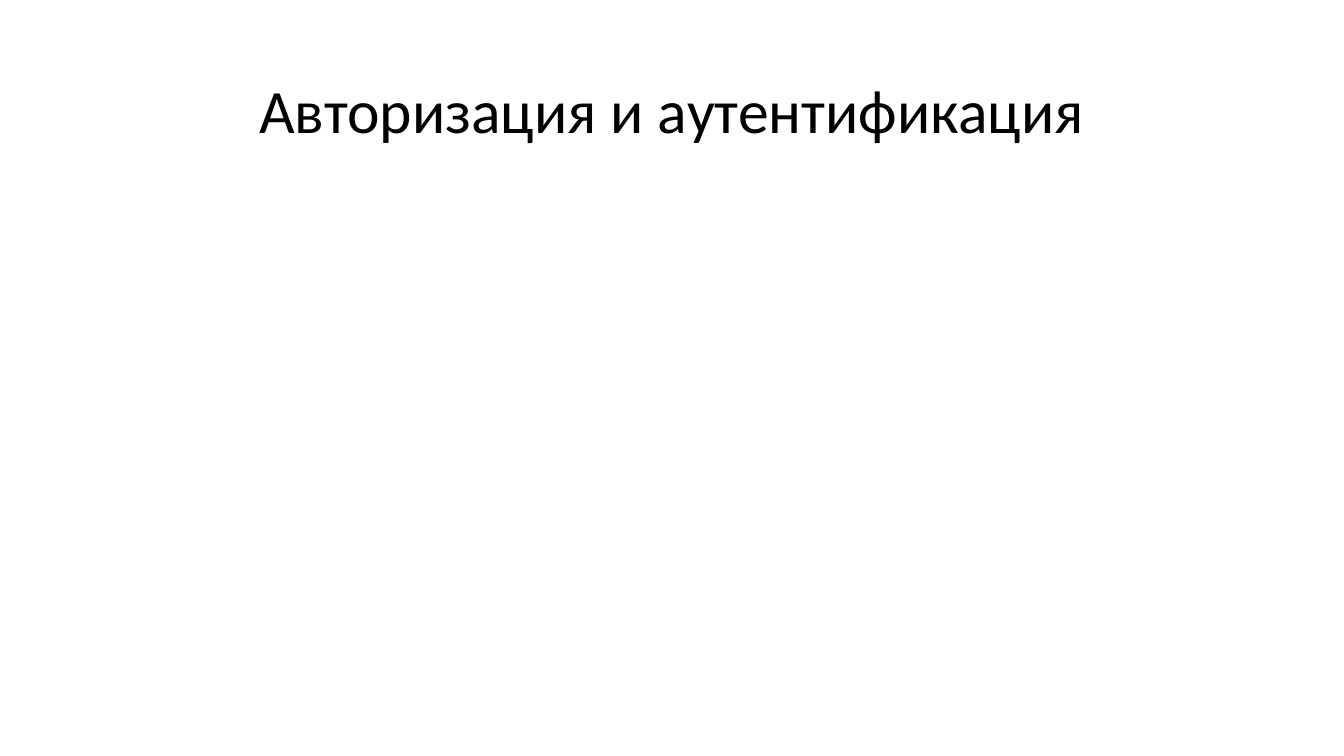
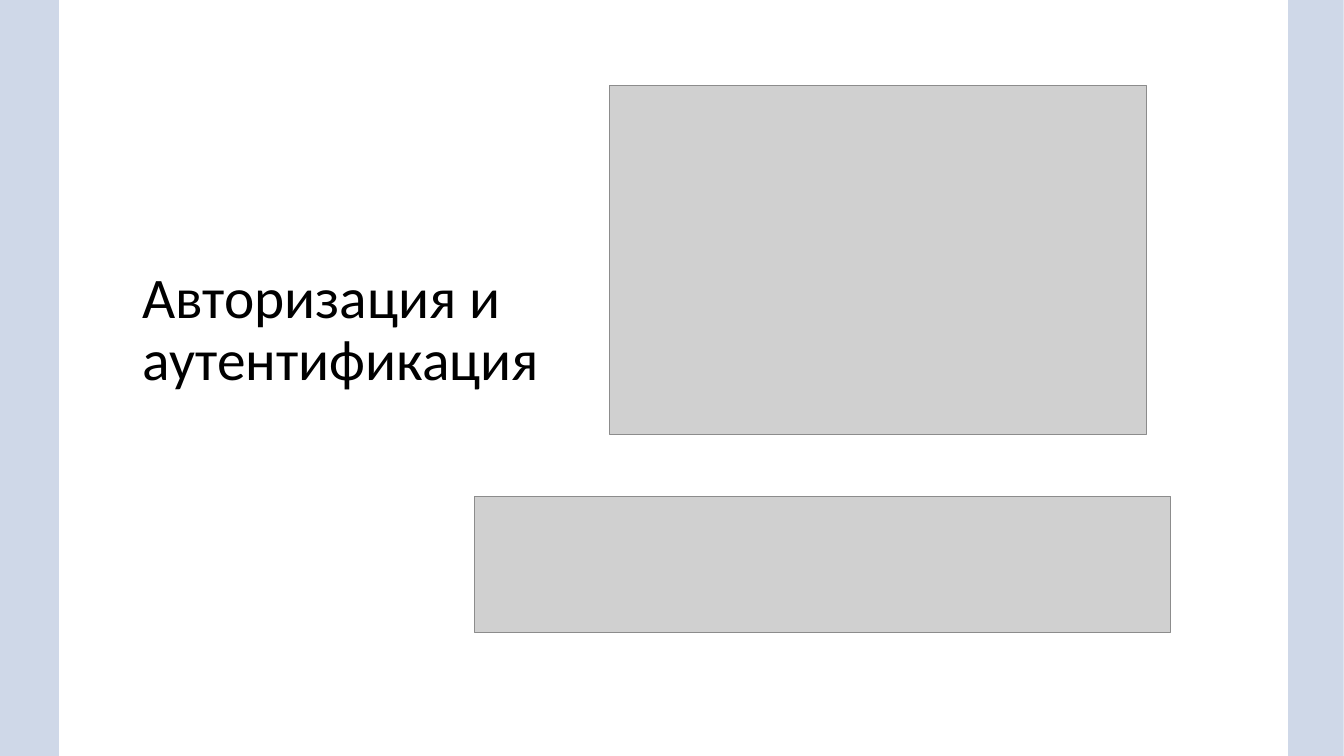
Before and after one commit to deserof/PSP, a slide deck: slide 11 of Course work/defense.pptx. Drawn at 1344x756 pixels with LibreOffice and Linux fonts; fonts in the diff are those of the drawing; grey boxes stand for pictures; background and template pictures are left out. Boxes give left, top, right and bottom in pixels: in the first picture for what was removed or moved away, otherwise in the second. Text is boxed around its words. In the diff, an @@ line names an element or a change of style, - is before the commit and + after.

```diff
--- a/Course work/defense.pptx
+++ b/Course work/defense.pptx
@@ rectangle added at box(0, 0, 1344, 756), fill #E7E6E6 at 50% opacity @@
@@ rectangle added at box(0, 0, 1344, 756), fill #4472C4 at 20% opacity @@
@@ rectangle added at box(59, 0, 1289, 756), fill #FFFFFF @@
@@ picture added at box(610, 85, 1147, 434) @@
@@ title "Авторизация и аутентификация": place and size @@
-title "Авторизация и аутентификация" at box(259, 91, 1084, 143)
+title "Авторизация и аутентификация" at box(142, 281, 539, 390)
@@ title "Авторизация и аутентификация" at box(142, 281, 539, 390): size 44 to 41 pt; alignment centre to left; vertical alignment middle to top @@
@@ picture added at box(474, 496, 1171, 632) @@
```
Also in this commit, not shown: 11 other slides changed, 2 slides added, 2 slides removed.
